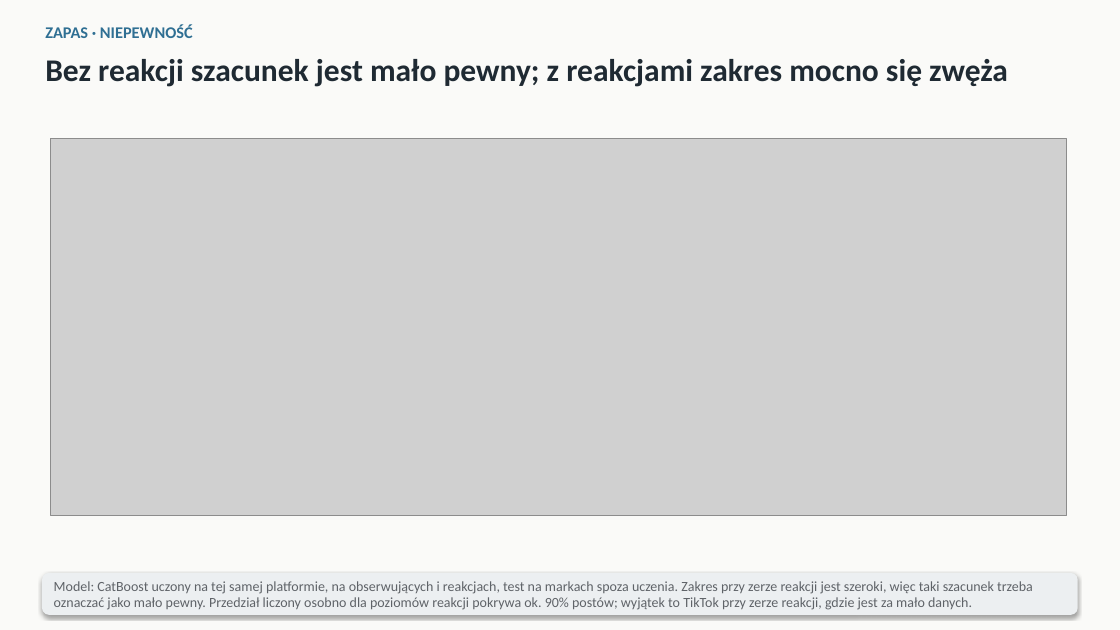
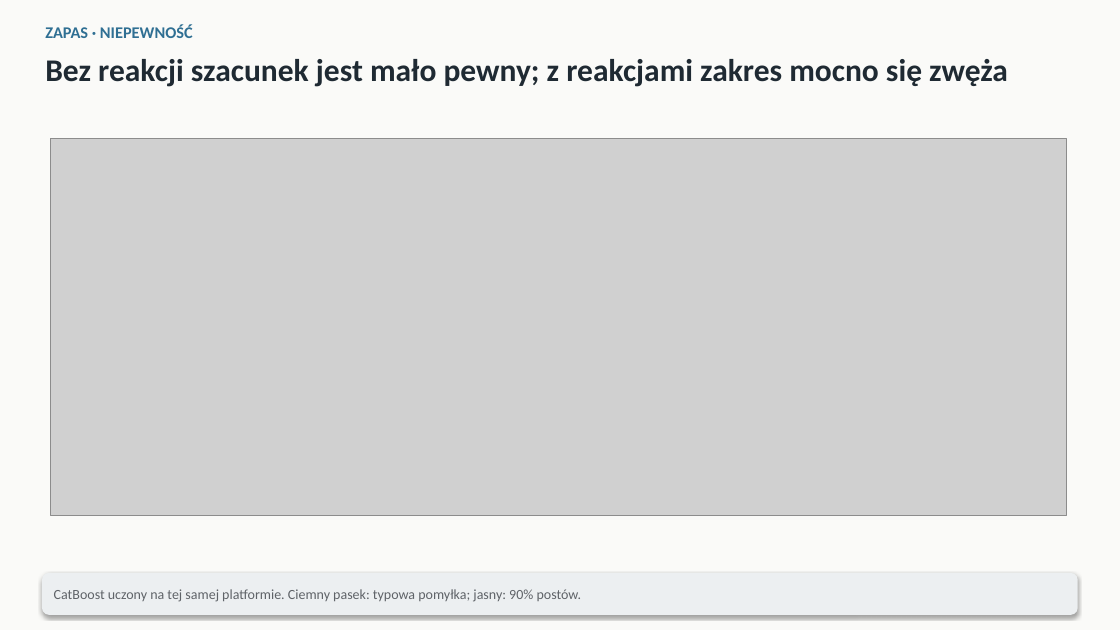
Before and after one commit to mikolaj-olesinski/Digital-Media-Analysis-PWR, a slide deck: slide 5 of pitchdeck/class_pl.pptx. Drawn at 1120x630 pixels with LibreOffice and Linux fonts; fonts in the diff are those of the drawing; grey boxes stand for pictures. Boxes give left, top, right and bottom in pixels: in the first picture for what was removed or moved away, otherwise in the second. Text is boxed around its words. In the diff, an @@ line names an element or a change of style, - is before the commit and + after.

```diff
--- a/pitchdeck/class_pl.pptx
+++ b/pitchdeck/class_pl.pptx
@@ text at [54, 589, 582, 602]: text changed @@
-Model: CatBoost uczony na tej samej platformie, na obserwujących i reakcjach, test na markach spoza uczenia. Zakres przy zerze reakcji jest szeroki, więc taki szacunek trzeba oznaczać jako mało pewny. Przedział liczony osobno dla poziomów reakcji pokrywa ok. 90% postów; wyjątek to TikTok przy zerze reakcji, gdzie jest za mało danych.
+CatBoost uczony na tej samej platformie. Ciemny pasek: typowa pomyłka; jasny: 90% postów.
```
Also in this commit, not shown: 4 other slides changed, 16 other files.
